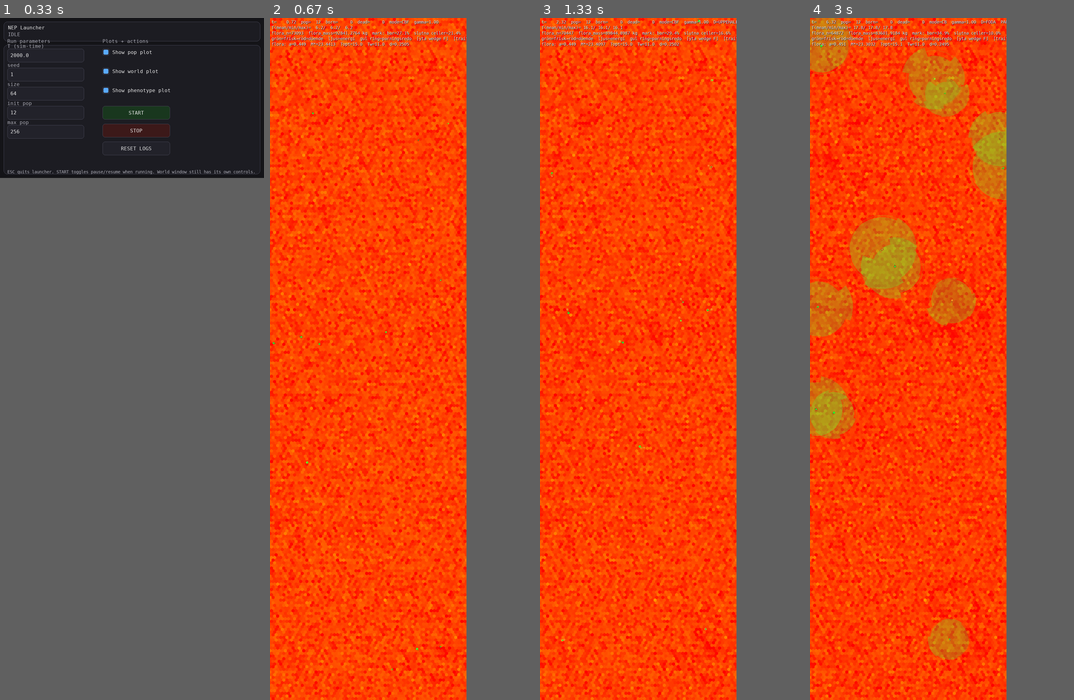
Above: before the commit, frames 1-4 (left to right).
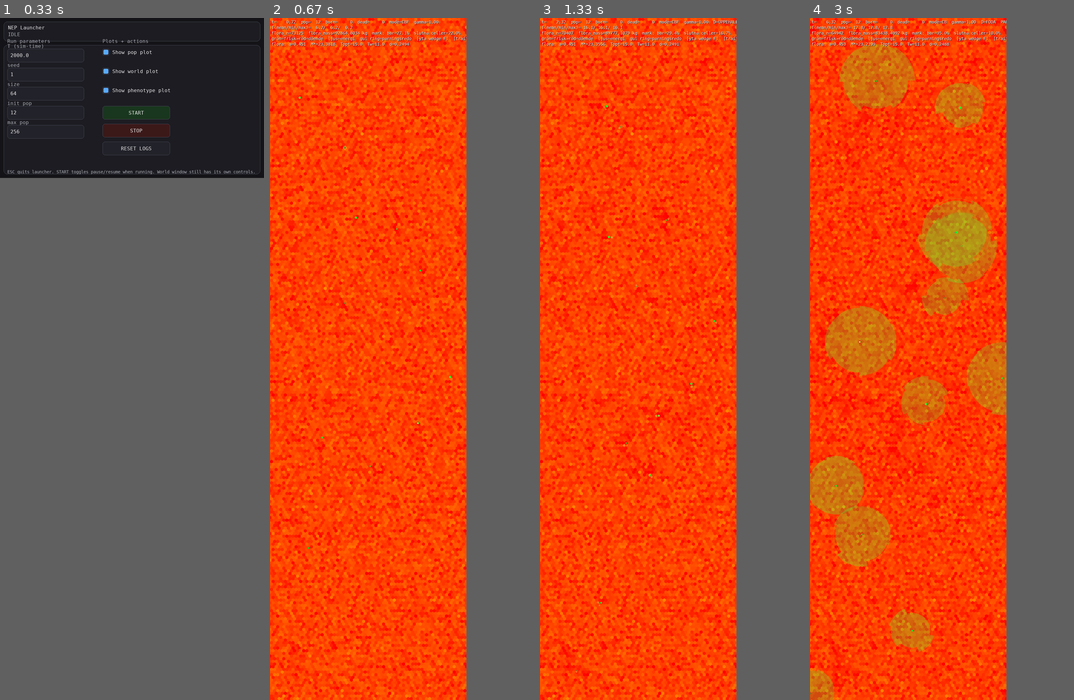
Above: after the commit, the same moments.

Repository: JoakimStorck/nep-process
Game: pygame game, started from nep_gui_launcher.py
Same seed, same stepped clock (60 frames per second), same inputs: the game is played once before the commit and once after it.
Inputs (mouse positions are in pixels of both pictures, inside the frame that each line leads up to):
- Up to frame 1 (0.33 s): no input
- Up to frame 2 (0.67 s): click "START" at 0.38 s
- Up to frame 3 (1.33 s): hold D 0.67-1.13 s; move the mouse to (685, 461) at 0.7 s; hold W from 1.17 s (still down); move the mouse to (566, 372) at 1.2 s; tap Space at 1.23 s
- Up to frame 4 (3 s): release W at 1.47 s; hold D 1.5-1.97 s; move the mouse to (960, 365) at 1.53 s; tap Space at 1.57, 1.87, 2.07, 2.37, 2.63, 2.93 s; hold A 2-2.53 s; move the mouse to (981, 536) at 2.03 s; tap 1 at 2.15 s; hold A 2.57-2.97 s; move the mouse to (894, 536) at 2.6 s

Frame 1 is identical in both runs. In frame 2, 15% of the frame differs, in the area x 0-75%, y 0-100%; in frame 3, 19%; in frame 4, 39%.

Commit message:
0187: bärarrollen blir en ärftlig allokering i stället för massa
Rollen avgjordes av massa: `if best.body.M > agent.body.M` — den tyngre bär.
Regeln är rimlig i en modell utan kön men är en runaway utan jämvikt. Fitness
beror inte på att vara liten i absolut mening utan på att vara lättare än sin
partner: en genotyp under populationsmedelvärdet slipper alltid dräktigheten,
medelvärdet sjunker, och den nya undre halvan vinner igen.

Uppmätt i p185 gick M_target rakt genom det gamla golvet 0,653 och landade på
median 0,278 med p10 0,269 mot det nya golvet 0,268 — hela spridningen kollapsad
mot väggen, i båda fungerande frön.

`bearer_p` är nu ett locus: sannolikheten att den här organismens avkommor blir
bärare. Barnet drar sin roll ur bärarförälderns benägenhet, en gång vid födseln,
och behåller den livet ut. Parning kräver komplementära roller, och
`_find_best_mate` släpper bara igenom sådana par.

En första form prövades och föll: att låta benägenheten styra den egna rollen
ger en direkt individuell fördel, eftersom en icke-bärare slipper dräktighet,
laktation och avsvalning och betalar bara fem procent av energitaket. Uppmätt gick
bärarandelen till 0,333 efter 1 200 tick och bearer_p till 0,238 och fortsatte
falla — samma flyktväg som massregeln, bara ometiketterad. Fishers argument
gäller när egenskapen styr avkommornas roll, inte den egna.

Huvudresultatet, liten6 frö 2:

    tick 1200        M_target  p10 / median / p90    djur   litter
    0186 massregel     0,335 / 0,431 / 2,000          149    4,02
    0187 bärarroll     0,669 / 0,711 / 1,484          586    5,08

Undre kvartilen är exakt dubbel och står stilla — 0,676 vid tick 600 och 0,669
vid 1 200 — medan massregelns p10 sjunker mot golvet. Populationen är fyra gånger
större.

Men oraklet går inte igenom. Fishers princip säger att bärarandelen måste gå mot
0,5 när rollerna kostar lika mycket att producera, vilket de gör här. Uppmätt
efter 700 tick, frö 2:

    lactation_k = 0,0    bärarandel 0,705   bearer_p 0,888   356 djur
    lactation_k = 1,0    bärarandel 0,44                     272 djur
    lactation_k = 3,0    bärarandel 0,462   bearer_p 0,489   171 djur

Andelen beror på bärarens kostnad, och det borde den inte göra. Antingen är
körningarna för långt från demografisk jämvikt — populationen fyrdubblas under
mätningen — eller så finns en asymmetri som inte är hittad. Talen är dessutom
förvirrade av att tätheten skiljer sig.

Andelen och bearer_p:s kvartiler rapporteras i --stats. Skiljer sig genotypens
fördelning från utfallet är det början till två kön.

Patchen levereras trots att oraklet faller, därför att den löser det den byggdes
för och den gamla regeln bevisligen inte har någon jämvikt alls.

Diff:
--- a/agent.py
+++ b/agent.py
@@ -2816,6 +2816,14 @@
     # Bara visning; se `_integrate_motion`. Ett djur som inte rörde sig under
     # ticket bär förra tickets värden, vilket är rätt — det är den senaste
     # övergång som faktiskt räknades.
+    # **Rollen: bärare eller inte.** Dras en gång ur `pheno.bearer_p` och gäller
+    # livet ut. Genotypen är kontinuerlig, individen diskret; se
+    # `phenotype._T_BEARER`.
+    #
+    # `None` betyder att den ännu inte dragits — vilket bara gäller innan
+    # `Population` hunnit ge organismen sin `rng`.
+    _bearare: object = field(init=False, default=None, repr=False, compare=False)
+
     _mv_step: float = field(init=False, default=0.0, repr=False, compare=False)
     _mv_dir: float = field(init=False, default=0.0, repr=False, compare=False)
     _mv_sd: float = field(init=False, default=0.0, repr=False, compare=False)
@@ -3287,7 +3295,13 @@
                 best_prey = (detected, dx, dy, dist)
                 best_prey_score = sc
 
-        if in_mating_mode and bool(getattr(detected, "_mating_mode", False)):
+        # **Rollerna måste vara komplementära.** En bärare kan bara para sig med
+        # en icke-bärare. Att söka någon med samma roll vore att styra mot det
+        # omöjliga, precis det 0177 rättade för säsongen.
+        if (in_mating_mode
+                and bool(getattr(detected, "_mating_mode", False))
+                and bool(getattr(self, "_bearare", False))
+                != bool(getattr(detected, "_bearare", False))):
             best_mate = (detected, dx, dy, dist)
 
         return best_prey, best_prey_score, best_threat, best_threat_score, best_mate
--- a/phenotype.py
+++ b/phenotype.py
@@ -62,6 +62,7 @@
     child_Fg: float
     child_M: float   # kullens TOTALA massa; massa per unge är child_M / litter
     litter: float    # antal ungar kullen delas på; se _T_LITTER
+    bearer_p: float  # sannolikhet att bli bärare; se _T_BEARER
 
     # Genetiskt tillväxtprogram
     M_target: float
@@ -269,6 +270,59 @@
 # vuxenmassa via `growth_curve_mass`. r och K blir ett val där kostnaden ligger
 # i ungdödligheten och inte i investeringen.
 _T_LITTER          = 42
+
+# **Bärarbenägenheten.** Sannolikheten att individen blir den som bär fostret.
+#
+# Rollen avgjordes tidigare av massa: `if best.body.M > agent.body.M` — den
+# tyngre bär. Regeln är rimlig i en modell utan kön, men den är **en runaway
+# utan jämvikt**. Fitness beror inte på att vara liten i absolut mening utan på
+# att vara *lättare än sin partner*: en genotyp under populationsmedelvärdet
+# slipper alltid dräktigheten, medelvärdet sjunker, och den nya undre halvan
+# vinner igen.
+#
+# Uppmätt i p185, med genomklämman höjd så att golvet flyttades från 0,653 till
+# 0,268: `M_target` gick rakt igenom det gamla golvet och landade på median
+# **0,278 med p10 0,269** — hela spridningen kollapsad mot väggen, i båda
+# fungerande frön. Kapplöpningen tar slut först när alla står vid gränsen.
+#
+# **Kondition i stället för massa löser det inte.** "Den med störst reservandel
+# bär" gör låg reservandel till en strategi, och reservandelen är delvis
+# ärftlig. Varje regel av formen *den bäst ställda bär* selekterar för att vara
+# sämre ställd; runawayen flyttar bara axel.
+#
+# Här är rollen i stället en **ärftlig benägenhet hos föräldern**: `bearer_p`
+# är sannolikheten att *den här organismens avkommor* blir bärare. Barnet drar
+# sin roll ur bärarförälderns benägenhet, en gång vid födseln, och behåller den
+# livet ut. Genotypen är kontinuerlig, individen diskret.
+#
+# **Att låta benägenheten styra den egna rollen prövades och föll.** Då finns en
+# direkt individuell fördel: en icke-bärare slipper dräktighet, laktation och
+# avsvalning och betalar bara fem procent av energitaket. Uppmätt gick andelen
+# bärare till 0,333 efter 1 200 tick och `bearer_p`s median till 0,238 och
+# fortsatte falla — alltså samma flyktväg som massregeln, bara ometiketterad.
+#
+# Fishers argument gäller när egenskapen styr **avkommornas** kön, inte det
+# egna. Då försvinner den direkta fördelen: den egna rollen är dragen ur
+# förälderns benägenhet och kan inte ärvas bort, och det enda som återstår är
+# frekvensberoendet.
+#
+# Det stänger runawayen genom Fishers princip snarare än genom en kostnad.
+# Parning kräver en bärare och en icke-bärare, så benägenheten står under
+# **negativt frekvensberoende selektion**: blir populationen sjuttio procent
+# bärare får varje icke-bärare fler avkommor, och en genotyp som producerar
+# fler icke-bärare vinner. Jämvikten är 0,5. En genotyp som gör lätta kroppar
+# producerar ändå bärare i hälften av fallen — **man kan inte ärva sig fri.**
+#
+# Och könen blir ett **utfall**. Finns det någon fördel med specialisering
+# splittras benägenheten mot 0 och 1 i skilda linjer, och då har två kön uppstått
+# i modellen i stället för kodats in. Gör den det inte stannar den vid 0,5
+# monomorft och stokastiskt. Båda utfallen är intressanta.
+#
+# Fishers jämvikt är dessutom ett **orakel modellen aldrig haft**: könskvoten
+# måste gå mot 0,5 när de två rollerna kostar lika mycket att producera, vilket
+# de gör här — samma ungmassa. Går den inte dit är reproduktionsbokföringen fel
+# någonstans.
+_T_BEARER          = 43
 
 @dataclass(frozen=True)
 class PhenoRanges:
@@ -501,6 +555,7 @@
                               _sigmoid(_get_trait(traits, _T_FAST_FRAC)))),
         litter=float(_lerp(R.litter_min, R.litter_max,
                            _sigmoid(_get_trait(traits, _T_LITTER)))),
+        bearer_p=float(_sigmoid(_get_trait(traits, _T_BEARER))),
         frailty_gain=float(_lerp(R.frailty_gain_min, R.frailty_gain_max, u_frail)),
         E_rep_min=float(_lerp(R.E_rep_min_min, R.E_rep_min_max, u_erep)),
 
--- a/population.py
+++ b/population.py
@@ -226,7 +226,7 @@
     store_growth_min_chunk: int = 256
     store_growth_factor: float = 2.0
 
-    n_traits: int = 43   # +1: _T_LITTER = 42, kullstorlek
+    n_traits: int = 44   # +1: _T_BEARER = 43, bärarbenägenhet
 
     spawn_jitter_r: float = 1.5
 
@@ -1248,6 +1248,12 @@
 
         self._ensure_store_capacity(1)
         store_slot = self.store.alloc_slot()
+        # **Rollen dras ur bärarförälderns benägenhet**, inte ur barnets egen.
+        # Se `phenotype._T_BEARER`: styr benägenheten den egna rollen finns en
+        # direkt individuell fördel i att slippa dräktigheten, och axeln blir
+        # samma flyktväg som massregeln var.
+        child._bearare = bool(float(self.rng.random())
+                              < float(getattr(parent.pheno, "bearer_p", 0.5)))
         child.store_slot = int(store_slot)
         self.store.write_agent(store_slot, child, self.grid)
         self._write_spatial_to_store(store_slot, child.x, child.y)
@@ -1332,7 +1338,10 @@
         # Ett villkor som beror på **kondition** i stället för på ärftlig massa
         # skulle stänga vägen, eftersom kondition fluktuerar och inte går att
         # ärva sig fri från. Se `TODO.md`.
-        if best.body.M > agent.body.M:
+        # Rollerna är dragna vid födseln och komplementära; `_find_best_mate`
+        # släpper bara igenom par där de skiljer sig. Se `phenotype._T_BEARER`
+        # för varför massregeln — den tyngre bär — var en runaway utan jämvikt.
+        if bool(getattr(best, "_bearare", False)):
             bearer, partner = best, agent
         else:
             bearer, partner = agent, best
@@ -1871,6 +1880,8 @@
             self.store.write_agent(store_slot, a, self.grid)
             self._write_spatial_to_store(store_slot, a.x, a.y)
             self.store.age[store_slot] = np.float32(age_s)
+            a._bearare = bool(float(self.rng.random())
+                              < float(getattr(a.pheno, "bearer_p", 0.5)))
             self._slot_to_agent[int(store_slot)] = a
 
             self.store.repro_cd[store_slot] = np.float32(init_repro_cd)
--- a/run_headless.py
+++ b/run_headless.py
@@ -1212,6 +1212,30 @@
         print(f"    parningar      {_R['parning']:5d}"
               f"     såg partner men parade inte {_R['sag_men_parade_ej']:5d}")
         print(f"    täthet {d['fauna_n'] / max(1, n_cells) * 1000.0:.2f} agenter per 1000 celler")
+
+        # **Fishers jämvikt som orakel.**
+        #
+        # Parning kräver en bärare och en icke-bärare, och de två kostar lika
+        # mycket att producera — samma ungmassa. Då *måste* andelen bärare gå
+        # mot 0,5: blir den högre får varje icke-bärare fler avkommor, och en
+        # genotyp som producerar fler icke-bärare vinner.
+        #
+        # Går den inte dit är reproduktionsbokföringen fel någonstans. Det är en
+        # kontroll av hela delsystemet som inte beror på om ekologin råkar bära
+        # populationen, och den enda vi har av det slaget.
+        #
+        # `bearer_p` är genotypen och andelen är utfallet. De behöver inte
+        # sammanfalla: en population av 0,3- och 0,7-genotyper ger också 0,5 i
+        # utfall, och att de skiljer sig är i så fall början till två kön.
+        _lev = [a for a in pop.agents if a.body.alive]
+        if _lev:
+            _bar = sum(1 for a in _lev if bool(getattr(a, "_bearare", False)))
+            _bp = np.array([float(getattr(a.pheno, "bearer_p", 0.5)) for a in _lev])
+            print(f"    bärarandel {_bar / len(_lev):.3f} av {len(_lev)}"
+                  f"   (Fisher förutsäger 0,500)"
+                  f"   bearer_p p10 {np.percentile(_bp, 10):.3f}"
+                  f" median {np.median(_bp):.3f}"
+                  f" p90 {np.percentile(_bp, 90):.3f}")
 
     if _S["tick"]:
         n = _S["tick"]
--- /dev/null
+++ b/sammandrag.py
@@ -0,0 +1,147 @@
+#!/usr/bin/env python3
+"""
+Destillerar en körningsserie till ett sammandrag som går att skicka.
+
+Körs från repo-roten, eftersom den importerar `phenotype` för att härleda
+egenskaper ur genomet:
+
+    python sammandrag.py runs/p182 > p182_sammandrag.json
+
+Det som behålls är fördelningar över tid, inte individer: kvartiler per
+tidsfönster för de livshistorieaxlar som är under selektion, dödsorsaker med
+ålder och årstid, och populationsbanan glesad till några hundra punkter.
+Genomen själva behövs inte för att se vart selektionen går.
+"""
+import json
+import sys
+import os
+import math
+
+sys.path.insert(0, os.getcwd())
+import numpy as np
+import phenotype as ph
+
+# Axlar som är under selektion efter 0178–0182. Läggs till här om fler
+# frigörs; namnen måste finnas som fält på Phenotype.
+AXLAR = ("A_mature", "M_target", "litter", "child_M", "M_repro_min",
+         "structure", "diet", "breed_sync", "breed_phase", "sociability")
+
+N_FONSTER = 40      # tidsfönster för fördelningarna
+N_BANA = 300        # punkter i populationsbanan
+
+
+def kvantiler(v):
+    if len(v) == 0:
+        return None
+    a = np.asarray(v, dtype=float)
+    return [round(float(x), 4) for x in np.percentile(a, [10, 25, 50, 75, 90])]
+
+
+def las_seed(kat):
+    ut = {}
+    for f in ("console.log", "commit.txt", "scenario.yaml"):
+        p = os.path.join(kat, f)
+        if os.path.exists(p):
+            ut[f] = open(p, encoding="utf-8", errors="replace").read()
+
+    # Populationsbanan, glesad.
+    bana = []
+    p = os.path.join(kat, "pop.jsonl")
+    if os.path.exists(p):
+        rader = []
+        for L in open(p, encoding="utf-8", errors="replace"):
+            try:
+                d = json.loads(L)["summary"]
+            except Exception:
+                continue
+            rader.append([round(float(d.get("t", 0.0)), 3),
+                          int(d.get("pop", 0)),
+                          round(float(d.get("mean_M", 0.0) or 0.0), 4),
+                          round(float(d.get("mean_R", 0.0) or 0.0), 4),
+                          round(float(d.get("mean_E", 0.0) or 0.0), 1)])
+        steg = max(1, len(rader) // N_BANA)
+        bana = rader[::steg]
+    ut["bana"] = {"kolumner": ["t", "pop", "mean_M", "mean_R", "mean_E"],
+                  "rader": bana}
+
+    # Liv och död.
+    fodslar, dodsfall = [], []
+    p = os.path.join(kat, "life.jsonl")
+    if os.path.exists(p):
+        for L in open(p, encoding="utf-8", errors="replace"):
+            try:
+                d = json.loads(L)
+            except Exception:
+                continue
+            if d.get("event") == "birth":
+                tr = d.get("traits")
+                if tr is not None and len(tr) > 8:
+                    fodslar.append((float(d.get("t", 0.0)),
+                                    np.asarray(tr, dtype=float)))
+            elif d.get("cause"):
+                dodsfall.append((float(d.get("t", 0.0)),
+                                 str(d.get("cause")),
+                                 float(d.get("age", 0.0) or 0.0)))
+
+    t_max = max([r[0] for r in bana] + [f[0] for f in fodslar] + [1.0])
+    kant = np.linspace(0.0, t_max, N_FONSTER + 1)
+
+    # Egenskapernas fördelning per tidsfönster. Härleds ur genomet med
+    # modellens egen `derive_pheno`, så att kvantilerna är fenotypiska och inte
+    # locus-värden.
+    axlar = {a: [] for a in AXLAR}
+    n_per = []
+    for i in range(N_FONSTER):
+        blk = [tr for t, tr in fodslar if kant[i] <= t < kant[i + 1]]
+        n_per.append(len(blk))
+        if not blk:
+            for a in AXLAR:
+                axlar[a].append(None)
+            continue
+        P = [ph.derive_pheno(tr) for tr in blk]
+        for a in AXLAR:
+            axlar[a].append(kvantiler([getattr(p_, a, float("nan")) for p_ in P]))
+
+    # Dödsorsaker: antal per fönster, samt ålder och årstid.
+    orsaker = sorted({c for _, c, _ in dodsfall})
+    dod_per = {c: [0] * N_FONSTER for c in orsaker}
+    alder_per = {c: [None] * N_FONSTER for c in orsaker}
+    for i in range(N_FONSTER):
+        blk = [(c, a) for t, c, a in dodsfall if kant[i] <= t < kant[i + 1]]
+        for c in orsaker:
+            al = [a for cc, a in blk if cc == c]
+            dod_per[c][i] = len(al)
+            alder_per[c][i] = kvantiler(al)
+
+    manad = {c: [0] * 12 for c in orsaker}
+    for t, c, _ in dodsfall:
+        manad[c][int(t % 12.0)] += 1
+
+    ut["fonster"] = [round(float(x), 3) for x in kant]
+    ut["fodslar_per_fonster"] = n_per
+    ut["axlar"] = axlar
+    ut["dod_per_fonster"] = dod_per
+    ut["dodsalder_per_fonster"] = alder_per
+    ut["dod_per_manad"] = manad
+    ut["n_fodslar"] = len(fodslar)
+    ut["n_dodsfall"] = len(dodsfall)
+    return ut
+
+
+def main():
+    rot = sys.argv[1] if len(sys.argv) > 1 else "runs/p182"
+    fron = sorted(d for d in os.listdir(rot)
+                  if os.path.isdir(os.path.join(rot, d)))
+    allt = {"rot": rot,
+            "kvantiler": ["p10", "p25", "median", "p75", "p90"],
+            "fron": {}}
+    for s in fron:
+        allt["fron"][s] = las_seed(os.path.join(rot, s))
+        sys.stderr.write(
+            "%s: %d födslar, %d dödsfall\n"
+            % (s, allt["fron"][s]["n_fodslar"], allt["fron"][s]["n_dodsfall"]))
+    json.dump(allt, sys.stdout, ensure_ascii=False, separators=(",", ":"))
+
+
+if __name__ == "__main__":
+    main()
Not shown, changed: TODO.md
